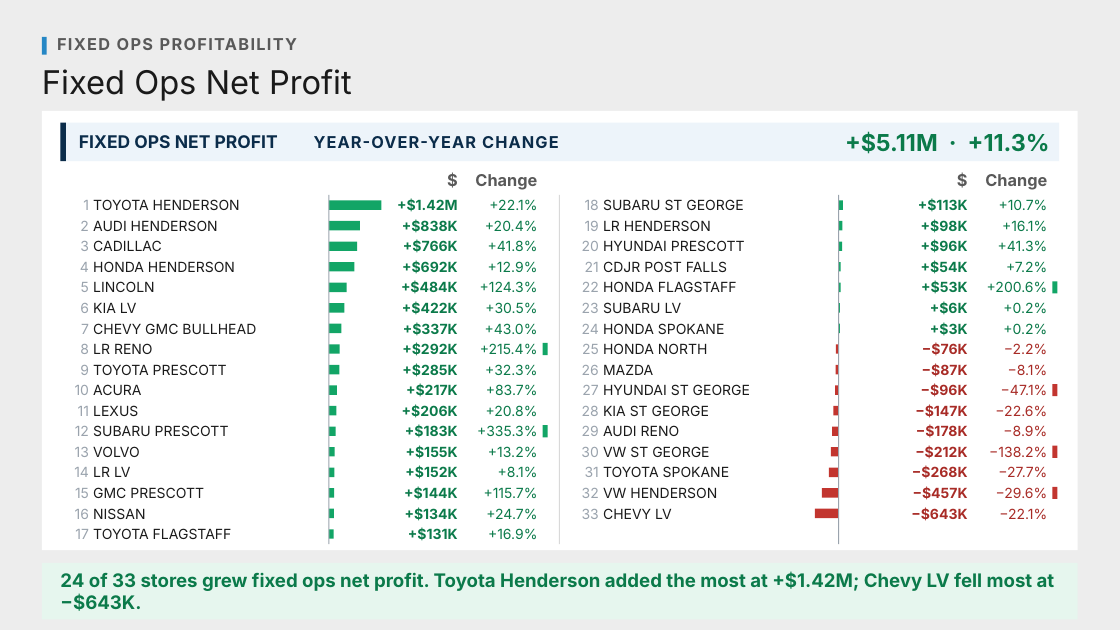
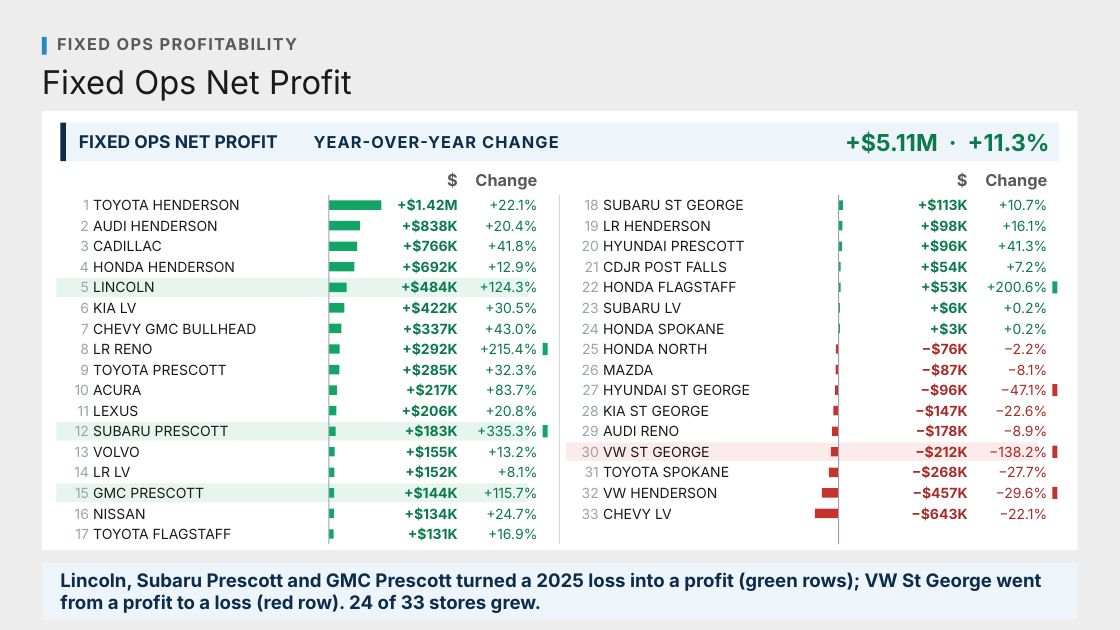
Before and after one commit to Ndresner/Noah, a slide deck: slide 6 of day2-deck/decks/Fixed Absorption & Net Profit - Preview.pptx. Drawn at 1120x630 pixels with LibreOffice and Linux fonts; fonts in the diff are those of the drawing. Boxes give left, top, right and bottom in pixels: in the first picture for what was removed or moved away, otherwise in the second. Text is boxed around its words. In the diff, an @@ line names an element or a change of style, - is before the commit and + after.

```diff
--- a/day2-deck/decks/Fixed Absorption & Net Profit - Preview.pptx
+++ b/day2-deck/decks/Fixed Absorption & Net Profit - Preview.pptx
@@ rectangle added at box(56, 278, 528, 297), fill #E6F6EE @@
@@ rectangle added at box(56, 422, 528, 440), fill #E6F6EE @@
@@ rectangle added at box(566, 443, 1038, 461), fill #FBEBEA @@
@@ rectangle added at box(56, 484, 528, 502), fill #E6F6EE @@
@@ rectangle at box(42, 563, 1078, 619): fill #E6F6EE to #EDF4FA @@
@@ text at box(60, 572, 1041, 613): text changed; text colour #0B7A4A to #0B2C4A @@
-24 of 33 stores grew fixed ops net profit. Toyota Henderson added the most at +$1.42M; Chevy LV fell most at −$643K.
+Lincoln, Subaru Prescott and GMC Prescott turned a 2025 loss into a profit (green rows); VW St George went from a profit to a loss (red row). 24 of 33 stores grew.
```
Also in this commit, not shown: 4 other files.
